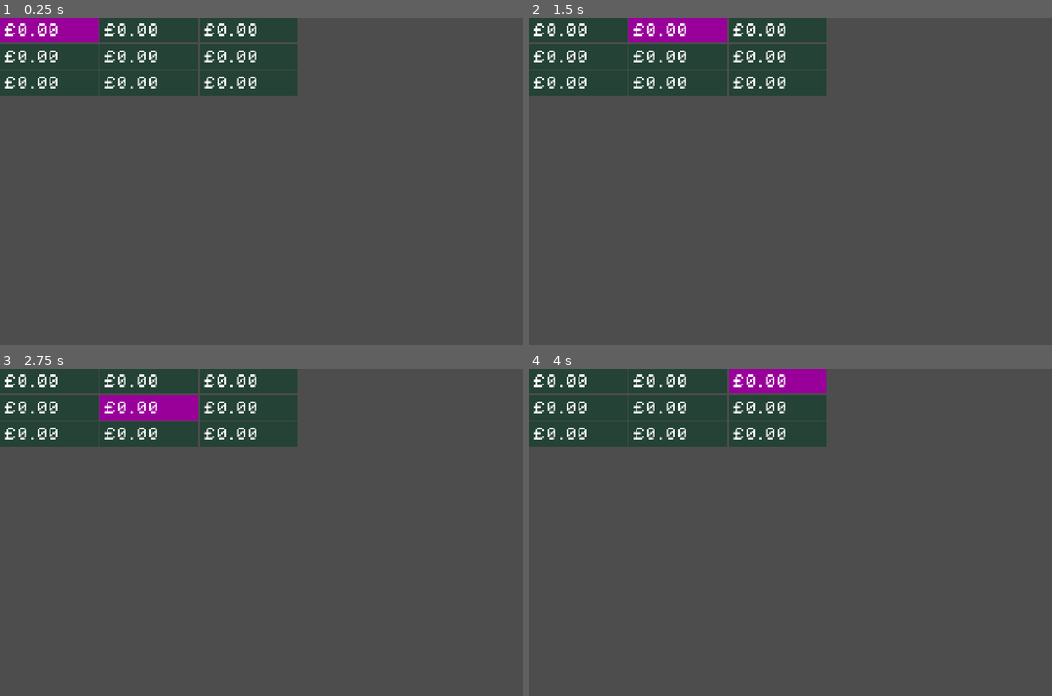
Above: before the commit, frames 1-4 (two rows, left to right).
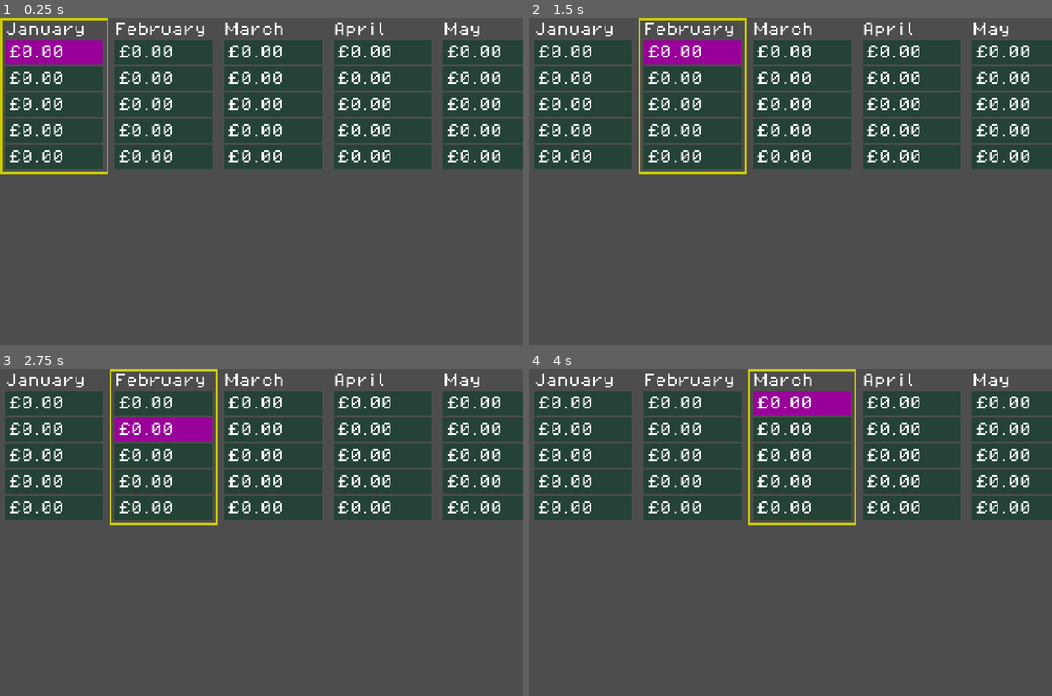
Above: after the commit, the same moments.

Repository: phrasmotica/budget-visualiser
Game: Godot game, scene res://scenes/ui/year_grid/year_grid.tscn
Two runs of this game, one before a commit and one after it. Both use one fixed random seed, a clock stepped at 60 frames per second and the inputs below. This scene is started directly instead of the project's main scene.
Inputs:
- Up to frame 1 (0.25 s): no input
- Up to frame 2 (1.5 s): tap Enter at 0.5 s; hold Right (ui_right) 0.53-1.28 s; tap Space at 1.25 s; hold Down (ui_down) from 1.28 s (still down)
- Up to frame 3 (2.75 s): tap Enter at 2 s; release Down (ui_down) at 2.03 s; hold Right (ui_right) from 2.03 s (still down)
- Up to frame 4 (4 s): tap Space at 2.75 s; release Right (ui_right) at 2.78 s; hold Up (ui_up) 2.78-3.53 s; tap Enter at 3.5 s; hold Left (ui_left) from 3.53 s (still down)

The runs differ from the first frame. In frame 1, 34% of the frame differs, in the area x 0-100%, y 0-48%; in frame 2, 34%; in frame 3, 35%; in frame 4, 34%.

Commit message:
Add month name header to MonthGrid, and add a border around the selected MonthGrid

Diff:
--- a/scenes/ui/month_grid/month_grid.gd
+++ b/scenes/ui/month_grid/month_grid.gd
@@ -1,7 +1,18 @@
+@tool
 class_name MonthGrid
-extends Control
+extends PanelContainer
 
 enum State { IDLE, HIGHLIGHTED, EDITING }
+
+@export
+var month_name := "":
+	set(value):
+		month_name = value
+
+		_refresh()
+
+@onready
+var appearance: MonthGridAppearance = %Appearance
 
 @onready
 var cell_manager: CellManager = %CellManager
@@ -12,6 +23,11 @@
 var _index_tracker: IndexTracker = null
 
 func _ready() -> void:
+	_refresh()
+
+	if Engine.is_editor_hint():
+		return
+
 	_index_tracker = IndexTracker.new(cell_manager.count() - 1)
 
 	switch_state(MonthGrid.State.IDLE)
@@ -33,6 +49,10 @@
 
 	call_deferred("add_child", _current_state)
 
+func _refresh() -> void:
+	if appearance:
+		appearance.set_month_name(month_name)
+
 func highlight() -> void:
 	if _current_state:
 		_current_state.highlight()
--- a/scenes/ui/month_grid/month_grid.tscn
+++ b/scenes/ui/month_grid/month_grid.tscn
@@ -1,23 +1,59 @@
-[gd_scene load_steps=4 format=3 uid="uid://bd4umilpafiy8"]
+[gd_scene load_steps=6 format=3 uid="uid://bd4umilpafiy8"]
 
 [ext_resource type="Script" uid="uid://qrkbfg7khqsf" path="res://scenes/ui/month_grid/month_grid.gd" id="1_dlr66"]
 [ext_resource type="PackedScene" uid="uid://bpby7se4jfjdu" path="res://scenes/ui/category_cell/category_cell.tscn" id="1_span3"]
+[ext_resource type="Theme" uid="uid://c1ktlawkckrai" path="res://themes/theme_pixel.tres" id="1_uecel"]
 [ext_resource type="Script" uid="uid://crklagwp0hrog" path="res://scenes/ui/month_grid/cell_manager.gd" id="2_pii7b"]
+[ext_resource type="Script" uid="uid://fno8s3re3acm" path="res://scenes/ui/month_grid/month_grid_appearance.gd" id="3_k6d5u"]
 
-[node name="MonthGrid" type="VBoxContainer"]
-theme_override_constants/separation = 4
+[node name="MonthGrid" type="PanelContainer"]
+offset_right = 240.0
+offset_bottom = 352.0
+theme = ExtResource("1_uecel")
+theme_type_variation = &"IdleMonthGridContainer"
 script = ExtResource("1_dlr66")
+
+[node name="Appearance" type="Node" parent="." node_paths=PackedStringArray("name_label")]
+unique_name_in_owner = true
+script = ExtResource("3_k6d5u")
+name_label = NodePath("../MarginContainer/VBoxContainer/NameLabel")
 
 [node name="CellManager" type="Node" parent="." node_paths=PackedStringArray("cells")]
 unique_name_in_owner = true
 script = ExtResource("2_pii7b")
-cells = [NodePath("../CategoryCell0"), NodePath("../CategoryCell1"), NodePath("../CategoryCell2")]
+cells = [NodePath("../MarginContainer/VBoxContainer/VBoxContainer/CategoryCell0"), NodePath("../MarginContainer/VBoxContainer/VBoxContainer/CategoryCell1"), NodePath("../MarginContainer/VBoxContainer/VBoxContainer/CategoryCell2"), NodePath("../MarginContainer/VBoxContainer/VBoxContainer/CategoryCell3"), NodePath("../MarginContainer/VBoxContainer/VBoxContainer/CategoryCell4")]
 
-[node name="CategoryCell0" parent="." instance=ExtResource("1_span3")]
+[node name="MarginContainer" type="MarginContainer" parent="."]
+layout_mode = 2
+theme_override_constants/margin_left = 8
+theme_override_constants/margin_top = 8
+theme_override_constants/margin_right = 8
+theme_override_constants/margin_bottom = 8
+
+[node name="VBoxContainer" type="VBoxContainer" parent="MarginContainer"]
+layout_mode = 2
+theme_override_constants/separation = 8
+
+[node name="NameLabel" type="Label" parent="MarginContainer/VBoxContainer"]
+layout_mode = 2
+theme_override_font_sizes/font_size = 32
+text = "January"
+
+[node name="VBoxContainer" type="VBoxContainer" parent="MarginContainer/VBoxContainer"]
+layout_mode = 2
+theme_override_constants/separation = 4
+
+[node name="CategoryCell0" parent="MarginContainer/VBoxContainer/VBoxContainer" instance=ExtResource("1_span3")]
 layout_mode = 2
 
-[node name="CategoryCell1" parent="." instance=ExtResource("1_span3")]
+[node name="CategoryCell1" parent="MarginContainer/VBoxContainer/VBoxContainer" instance=ExtResource("1_span3")]
 layout_mode = 2
 
-[node name="CategoryCell2" parent="." instance=ExtResource("1_span3")]
+[node name="CategoryCell2" parent="MarginContainer/VBoxContainer/VBoxContainer" instance=ExtResource("1_span3")]
 layout_mode = 2
+
+[node name="CategoryCell3" parent="MarginContainer/VBoxContainer/VBoxContainer" instance=ExtResource("1_span3")]
+layout_mode = 2
+
+[node name="CategoryCell4" parent="MarginContainer/VBoxContainer/VBoxContainer" instance=ExtResource("1_span3")]
+layout_mode = 2
--- /dev/null
+++ b/scenes/ui/month_grid/month_grid_appearance.gd
@@ -0,0 +1,10 @@
+@tool
+class_name MonthGridAppearance
+extends Node
+
+@export
+var name_label: Label
+
+func set_month_name(month_name: String) -> void:
+	if name_label:
+		name_label.text = month_name
--- a/scenes/ui/month_grid/states/month_grid_state_highlighted.gd
+++ b/scenes/ui/month_grid/states/month_grid_state_highlighted.gd
@@ -3,6 +3,8 @@
 
 func _enter_tree() -> void:
 	print("%s is now highlighted" % _month_grid.name)
+
+	_month_grid.theme_type_variation = "HighlightedMonthGridContainer"
 
 	if _cell_manager.count() > 0:
 		_cell_manager.highlight(_index_tracker.current())
--- a/scenes/ui/month_grid/states/month_grid_state_idle.gd
+++ b/scenes/ui/month_grid/states/month_grid_state_idle.gd
@@ -4,7 +4,11 @@
 func _enter_tree() -> void:
 	print("%s is now idle" % _month_grid.name)
 
+	_month_grid.theme_type_variation = "IdleMonthGridContainer"
+
 	for c in _cell_manager.cells:
+		# TODO: keep the appropriate cell highlighted, but in a much dimmer
+		# shade than the highlighted cell in the highlighted month...
 		c.unhighlight()
 
 func highlight() -> void:
--- a/scenes/ui/year_grid/year_grid.tscn
+++ b/scenes/ui/year_grid/year_grid.tscn
@@ -13,13 +13,24 @@
 [node name="MonthGridManager" type="Node" parent="." node_paths=PackedStringArray("month_grids")]
 unique_name_in_owner = true
 script = ExtResource("2_dllf6")
-month_grids = [NodePath("../MonthGrid0"), NodePath("../MonthGrid1"), NodePath("../MonthGrid2")]
+month_grids = [NodePath("../MonthGrid0"), NodePath("../MonthGrid1"), NodePath("../MonthGrid2"), NodePath("../MonthGrid3"), NodePath("../MonthGrid4")]
 
 [node name="MonthGrid0" parent="." instance=ExtResource("1_u3l1x")]
 layout_mode = 2
+month_name = "January"
 
 [node name="MonthGrid1" parent="." instance=ExtResource("1_u3l1x")]
 layout_mode = 2
+month_name = "February"
 
 [node name="MonthGrid2" parent="." instance=ExtResource("1_u3l1x")]
 layout_mode = 2
+month_name = "March"
+
+[node name="MonthGrid3" parent="." instance=ExtResource("1_u3l1x")]
+layout_mode = 2
+month_name = "April"
+
+[node name="MonthGrid4" parent="." instance=ExtResource("1_u3l1x")]
+layout_mode = 2
+month_name = "May"
--- a/themes/theme_pixel.tres
+++ b/themes/theme_pixel.tres
@@ -1,16 +1,36 @@
-[gd_resource type="Theme" load_steps=4 format=3 uid="uid://c1ktlawkckrai"]
+[gd_resource type="Theme" load_steps=6 format=3 uid="uid://c1ktlawkckrai"]
 
 [ext_resource type="FontFile" uid="uid://c6otstnbhgawy" path="res://assets/fonts/PixelOperator8.ttf" id="1_muggs"]
 
+[sub_resource type="StyleBoxFlat" id="StyleBoxFlat_fc6h1"]
+bg_color = Color(0.6, 0.6, 0.6, 0)
+border_width_left = 4
+border_width_top = 4
+border_width_right = 4
+border_width_bottom = 4
+border_color = Color(0.8, 0.8, 0, 1)
+
 [sub_resource type="StyleBoxFlat" id="StyleBoxFlat_muggs"]
 bg_color = Color(0.6, 0, 0.6, 1)
+
+[sub_resource type="StyleBoxFlat" id="StyleBoxFlat_k6d5u"]
+bg_color = Color(0.6, 0.6, 0.6, 0)
+border_width_left = 4
+border_width_top = 4
+border_width_right = 4
+border_width_bottom = 4
+border_color = Color(0.8, 0.8, 0.8, 0)
 
 [sub_resource type="StyleBoxFlat" id="StyleBoxFlat_vk2ga"]
 bg_color = Color(0.143521, 0.258029, 0.212678, 1)
 
 [resource]
 default_font = ExtResource("1_muggs")
+HighlightedMonthGridContainer/base_type = &"PanelContainer"
+HighlightedMonthGridContainer/styles/panel = SubResource("StyleBoxFlat_fc6h1")
 HighlightedPanelContainer/base_type = &"PanelContainer"
 HighlightedPanelContainer/styles/panel = SubResource("StyleBoxFlat_muggs")
+IdleMonthGridContainer/base_type = &"PanelContainer"
+IdleMonthGridContainer/styles/panel = SubResource("StyleBoxFlat_k6d5u")
 IdlePanelContainer/base_type = &"PanelContainer"
 IdlePanelContainer/styles/panel = SubResource("StyleBoxFlat_vk2ga")
Not shown, added: scenes/ui/month_grid/month_grid_appearance.gd.uid
